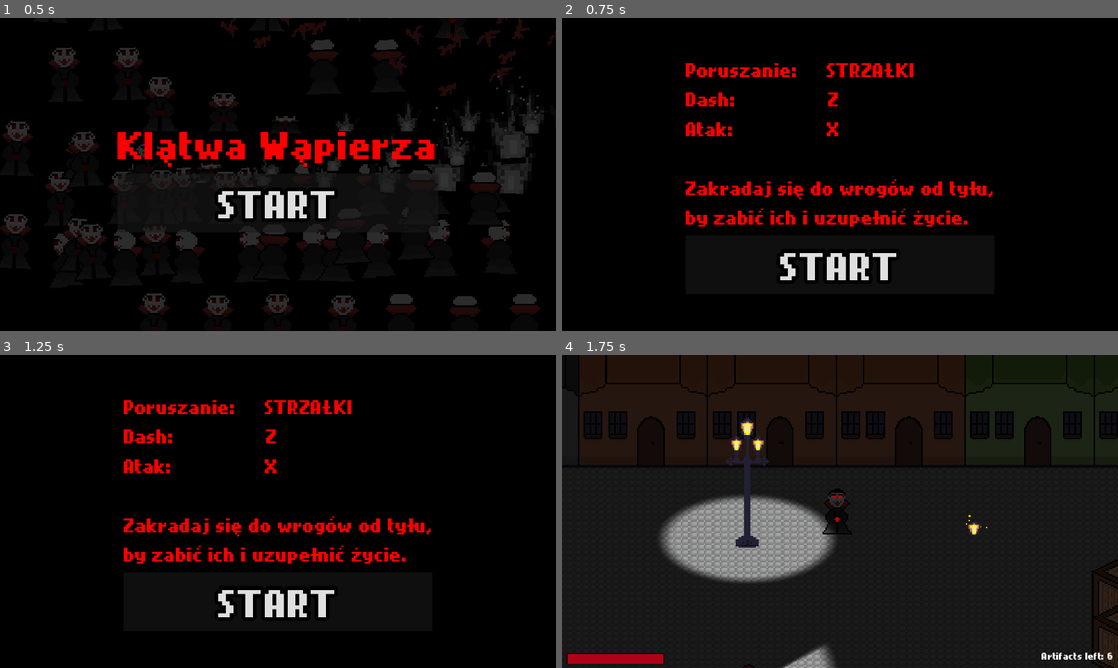
Above: before the commit, frames 1-4 (two rows, left to right).
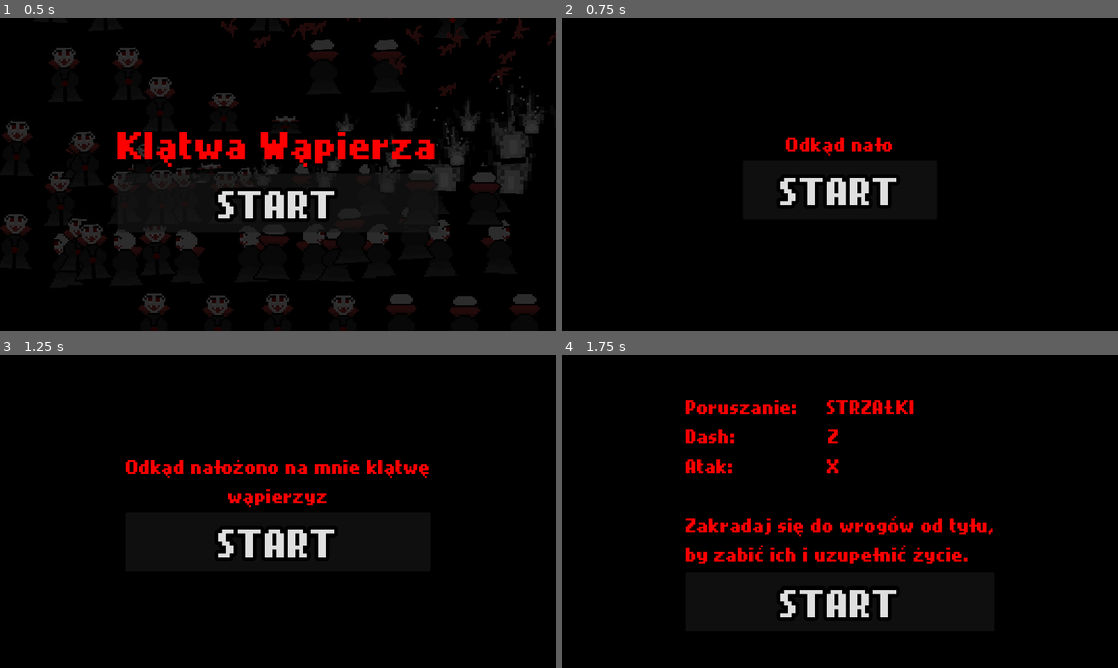
Above: after the commit, the same moments.

Repository: jGrzyb/gamejamtbd2025
Game: Godot game, scene res://scenes/start.tscn
Two runs of this game, one before a commit and one after it. Both use one fixed random seed, a clock stepped at 60 frames per second and the inputs below.
Inputs:
- Up to frame 1 (0.5 s): no input
- Up to frame 2 (0.75 s): click "START" at 0.5 s
- Up to frame 3 (1.25 s): no input
- Up to frame 4 (1.75 s): click "START" at 1.25 s

Frame 1 is identical in both runs. In frame 2, 5.8% of the frame differs, in the area x 22-78%, y 14-84%; in frame 3, 6.7%; in frame 4, 54%, in the area x 0-100%, y 0-100%.

Commit message:
lore and blood

Diff:
--- a/nodes/player.tscn
+++ b/nodes/player.tscn
@@ -518,6 +518,10 @@
 interpolation_mode = 2
 offsets = PackedFloat32Array(0.53125, 1)
 colors = PackedColorArray(1, 1, 1, 1, 1, 1, 1, 0)
+
+[sub_resource type="Curve" id="Curve_wm2ff"]
+_data = [Vector2(0, 0), 0.0, 0.0, 0, 0, Vector2(0.222591, 1), 0.0, 0.0, 0, 0, Vector2(1, 0), 0.0, 0.0, 0, 0]
+point_count = 3
 
 [sub_resource type="Gradient" id="Gradient_uuy76"]
 interpolation_mode = 2
@@ -659,6 +663,24 @@
 color = Color(0.881524, 0.747042, 0, 1)
 color_ramp = SubResource("Gradient_ib4c8")
 
+[node name="CPUParticles2D3" type="CPUParticles2D" parent="."]
+light_mask = 0
+position = Vector2(-2, -1)
+emitting = false
+amount = 256
+lifetime = 0.5
+one_shot = true
+emission_shape = 3
+emission_rect_extents = Vector2(3, 10)
+direction = Vector2(0, -1)
+spread = 20.0
+gravity = Vector2(0, 1000)
+initial_velocity_min = 200.0
+initial_velocity_max = 200.0
+scale_amount_max = 2.0
+scale_amount_curve = SubResource("Curve_wm2ff")
+color = Color(0.854557, 0, 0.0988744, 1)
+
 [node name="PointLight2D" type="PointLight2D" parent="."]
 position = Vector2(-2, 15)
 energy = 0.0
--- /dev/null
+++ b/scenes/lore.tscn
@@ -0,0 +1,64 @@
+[gd_scene load_steps=3 format=3 uid="uid://ddabiuqetjdp"]
+
+[ext_resource type="Script" path="res://scripts/lore.gd" id="1_bkx3v"]
+[ext_resource type="FontFile" uid="uid://pioybifbrycn" path="res://assets/bitcell_memesbruh03.ttf" id="2_viy6y"]
+
+[node name="Start" type="Control"]
+process_mode = 3
+layout_mode = 3
+anchors_preset = 15
+anchor_right = 1.0
+anchor_bottom = 1.0
+grow_horizontal = 2
+grow_vertical = 2
+script = ExtResource("1_bkx3v")
+
+[node name="ColorRect" type="ColorRect" parent="."]
+z_index = -10
+layout_mode = 1
+anchors_preset = 15
+anchor_right = 1.0
+anchor_bottom = 1.0
+grow_horizontal = 2
+grow_vertical = 2
+color = Color(0, 0, 0, 1)
+
+[node name="VBoxContainer" type="VBoxContainer" parent="."]
+layout_mode = 1
+anchors_preset = 8
+anchor_left = 0.5
+anchor_top = 0.5
+anchor_right = 0.5
+anchor_bottom = 0.5
+offset_left = -201.0
+offset_top = -75.0
+offset_right = 201.0
+offset_bottom = 75.0
+grow_horizontal = 2
+grow_vertical = 2
+
+[node name="Label" type="Label" parent="VBoxContainer"]
+layout_mode = 2
+theme_override_colors/font_color = Color(1, 0, 0, 1)
+theme_override_colors/font_shadow_color = Color(0, 0, 0, 1)
+theme_override_constants/shadow_offset_x = 10
+theme_override_constants/shadow_offset_y = 10
+theme_override_fonts/font = ExtResource("2_viy6y")
+theme_override_font_sizes/font_size = 64
+text = "Odkąd nałożono na mnie klątwę
+wąpierzyzmu muszę żyć w cieniu.
+
+Ale jest nadzieja. Istnieją artefakty do
+odczynienia klątwy, muszę znaleźć
+je wszystkie."
+horizontal_alignment = 1
+
+[node name="Button" type="Button" parent="VBoxContainer"]
+layout_mode = 2
+theme_override_colors/font_outline_color = Color(0, 0, 0, 1)
+theme_override_constants/outline_size = 30
+theme_override_fonts/font = ExtResource("2_viy6y")
+theme_override_font_sizes/font_size = 128
+text = "START"
+
+[connection signal="pressed" from="VBoxContainer/Button" to="." method="_on_button_pressed"]
--- a/scenes/start.tscn
+++ b/scenes/start.tscn
@@ -51,7 +51,7 @@
 grow_horizontal = 2
 grow_vertical = 2
 script = ExtResource("1_8m8ax")
-game_path = "res://scenes/tutorial.tscn"
+game_path = "res://scenes/lore.tscn"
 
 [node name="VBoxContainer" type="VBoxContainer" parent="CanvasLayer/Start"]
 layout_mode = 1
--- a/scenes/tutorial.tscn
+++ b/scenes/tutorial.tscn
@@ -16,6 +16,7 @@
 grow_horizontal = 2
 grow_vertical = 2
 script = ExtResource("2_vjb32")
+game_path = "res://scenes/level1.tscn"
 
 [node name="ColorRect" type="ColorRect" parent="CanvasLayer/Start"]
 z_index = -10
--- a/scripts/game_manager.gd
+++ b/scripts/game_manager.gd
@@ -29,6 +29,8 @@
 	ui.set_life(life / max_life)
 	if life == 0:
 		player.die()
+	if amount < -0.4:
+		player.cpu_particles_2d_3.emitting = true
 
 
 func game_over() -> void:
--- /dev/null
+++ b/scripts/lore.gd
@@ -0,0 +1,15 @@
+extends Control
+
+@onready var label: Label = $VBoxContainer/Label
+
+@export var path := "res://scenes/tutorial.tscn"
+
+func _ready() -> void:
+	label.visible_characters = 0
+
+func _physics_process(delta: float) -> void:
+	label.visible_characters = clamp(label.visible_characters+1, 0, len(label.text))
+
+
+func _on_button_pressed() -> void:
+	get_tree().change_scene_to_file(path)
--- a/scripts/player.gd
+++ b/scripts/player.gd
@@ -14,6 +14,7 @@
 @onready var cpu_particles_2d: CPUParticles2D = $CPUParticles2D
 @onready var cpu_particles_2d_2: CPUParticles2D = $CPUParticles2D2
 @onready var animation_player: AnimationPlayer = $AnimationPlayer
+@onready var cpu_particles_2d_3: CPUParticles2D = $CPUParticles2D3
 
 @export var speed := 100
 @export var dash_speed := 400
--- a/scripts/start.gd
+++ b/scripts/start.gd
@@ -1,6 +1,6 @@
 extends Control
 
-@export var game_path := "res://scenes/level1.tscn"
+@export var game_path := "res://scenes/tutorial.tscn"
 
 
 func _ready() -> void:
Not shown: 1 places in nodes/player.tscn that only renumber resources
